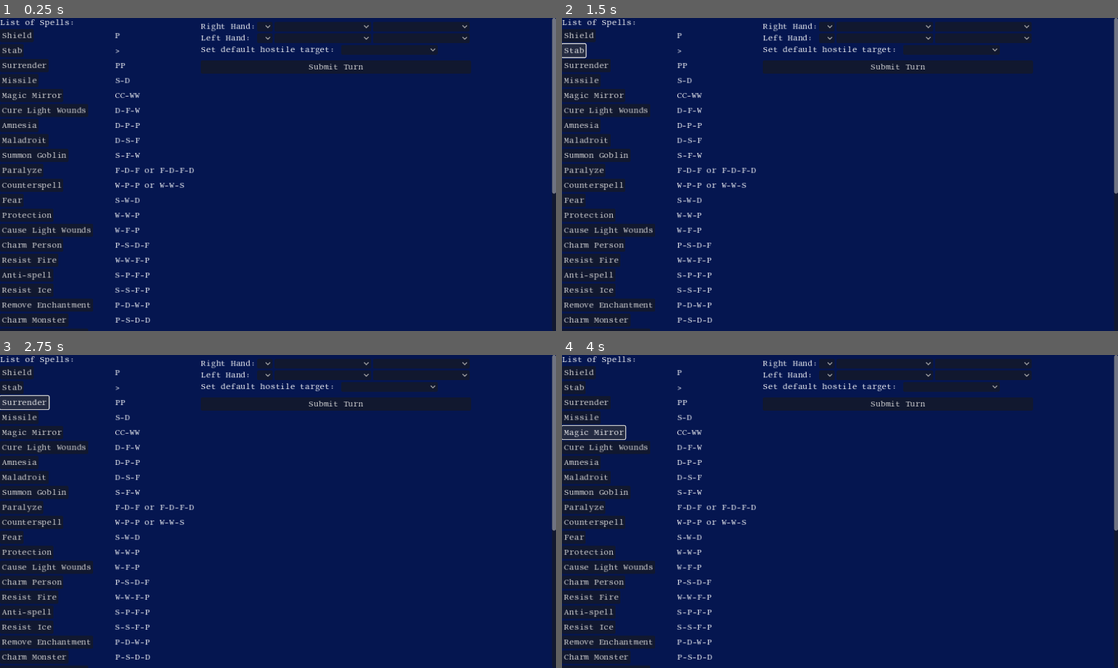
Above: before the commit, frames 1-4 (two rows, left to right).
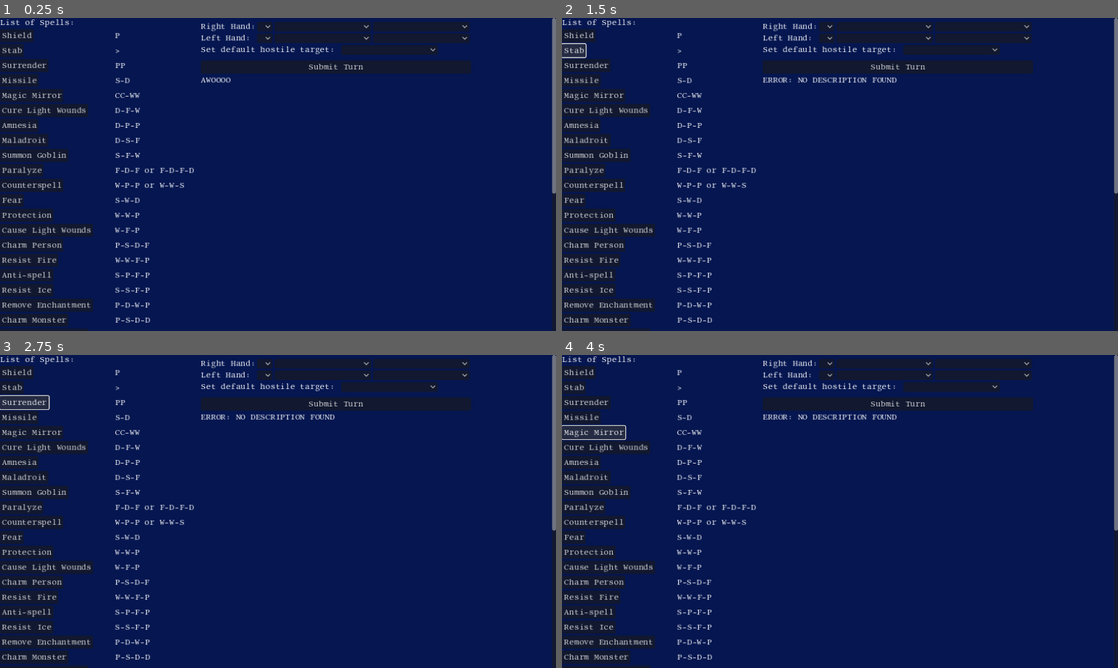
Above: after the commit, the same moments.

Repository: snhumphr/Wizard-Duels
Game: Godot game, scene res://game.tscn
Same seed, same stepped clock (60 frames per second), same inputs: the game is played once before the commit and once after it. This scene is started directly instead of the project's main scene.
Inputs:
- Up to frame 1 (0.25 s): no input
- Up to frame 2 (1.5 s): click "Shield" at 0.5 s; click "Stab" at 1.25 s
- Up to frame 3 (2.75 s): click "Surrender" at 2 s
- Up to frame 4 (4 s): click "Missile" at 2.75 s; click "Magic Mirror" at 3.5 s

The runs differ from the first frame. In frame 1, less than 0.1% of the frame differs, in the area x 36-42%, y 18-21%; in frame 2, 0.3%, in the area x 36-61%, y 18-21%; in frame 3, 0.3%; in frame 4, 0.3%.
Error before the commit: Invalid access to property or key '1' on a base object of type 'Nil'. (res://Game.gd:99)
Error after the commit: Invalid access to property or key '1' on a base object of type 'Nil'. (res://Game.gd:101)

Commit message:
More work on the spell info tab. Now just needs spell descriptions to be added, and for some visual clean-up

Diff:
--- a/Game.gd
+++ b/Game.gd
@@ -79,7 +79,9 @@
 			stabID = i
 	spellArray.sort_custom(spellSort)
 
+	var spellInfoTab = self.get_node("Scroll/UI/MainColumn/SpellInfoTab")
 	self.get_node("Scroll/UI/SpellList").init(spellArray)
+	self.get_node("Scroll/UI/MainColumn/SpellInfoTab").init(spellArray)
 
 	loadEffects("res://resources/effects", effectDict)
 
--- /dev/null
+++ b/SpellInfoTab.gd
@@ -0,0 +1,18 @@
+extends RichTextLabel
+
+var spellDict = {}
+
+func _ready():
+	add_to_group("spellinfo")
+
+func init(spellArray):
+	for spell in spellArray:
+		if not spellDict.has(spell.name):
+			spellDict[spell.name] = spell.description
+			print(spell.description)
+		else:
+			assert(spellDict[spell.name] == spell.description)
+
+func displaySpellInfo(spell):
+	print("snork " + spellDict[spell])
+	self.set_text(spellDict[spell])
--- a/SpellList.gd
+++ b/SpellList.gd
@@ -3,11 +3,6 @@
 var length = 22
 
 func init(spellArray):
-
-	setupSpellList(spellArray)
-	#self.get_node("SpellList").init(spellArray)
-
-func setupSpellList(spellArray):
 
 	var titleBox = HBoxContainer.new()
 	self.add_child(titleBox)
@@ -32,6 +27,7 @@
 		var spellButton = Button.new()
 		spellButton.set_text(spell)
 		line.add_child(spellButton)
+		spellButton.pressed.connect(_on_spell_button_pressed.bind(spellButton.get_text()))
 
 		var text = ""
 		for i in range(length-spell.length()):
@@ -49,7 +45,6 @@
 		var gestures = Label.new()
 		gestures.set_text(text)
 		line.add_child(gestures)
-		#self.newline()
 
-func addLine():
-	pass
+func _on_spell_button_pressed(spell):
+	get_tree().call_group("spellinfo", "displaySpellInfo", spell)
--- a/game.tscn
+++ b/game.tscn
@@ -7,6 +7,7 @@
 [ext_resource type="Script" path="res://WizardList.gd" id="3_laiom"]
 [ext_resource type="Script" path="res://EffectControlPanel.gd" id="5_8i5um"]
 [ext_resource type="Script" path="res://SummonControlPanel.gd" id="5_p744m"]
+[ext_resource type="Script" path="res://SpellInfoTab.gd" id="8_80j1a"]
 
 [sub_resource type="Theme" id="Theme_t54r2"]
 default_font = ExtResource("2_oflhb")
@@ -127,6 +128,12 @@
 size_flags_horizontal = 0
 text = "Submit Turn"
 
+[node name="SpellInfoTab" type="RichTextLabel" parent="Scroll/UI/MainColumn"]
+custom_minimum_size = Vector2(0, 20)
+layout_mode = 2
+text = "AWOOOO"
+script = ExtResource("8_80j1a")
+
 [connection signal="item_selected" from="Scroll/UI/MainColumn/RightHand/RightHandGestureOptions" to="." method="_on_right_hand_gesture_options_item_selected"]
 [connection signal="item_selected" from="Scroll/UI/MainColumn/RightHand/RightHandSpellOptions" to="." method="_on_right_hand_spell_options_item_selected"]
 [connection signal="item_selected" from="Scroll/UI/MainColumn/RightHand/RightHandTargetingOptions" to="." method="_on_right_hand_targeting_options_item_selected"]
--- a/resources/spells/attack_spells/cause_heavy_wounds.tres
+++ b/resources/spells/attack_spells/cause_heavy_wounds.tres
@@ -8,6 +8,7 @@
 name = "Cause Heavy Wounds"
 gestures = PackedStringArray("W", "P", "F", "D")
 id = 0
+description = "ERROR: NO DESCRIPTION FOUND"
 is_spell = true
 is_silent = false
 once_per_turn = false
--- a/spells.gd
+++ b/spells.gd
@@ -17,7 +17,7 @@
 @export var gestures: PackedStringArray
 @export var id: int
 
-@export var description: String
+@export var description: String = "ERROR: NO DESCRIPTION FOUND"
 
 @export var is_spell: bool = true
 @export var is_silent: bool = false
Not shown: 1 places in game.tscn that only renumber resources
